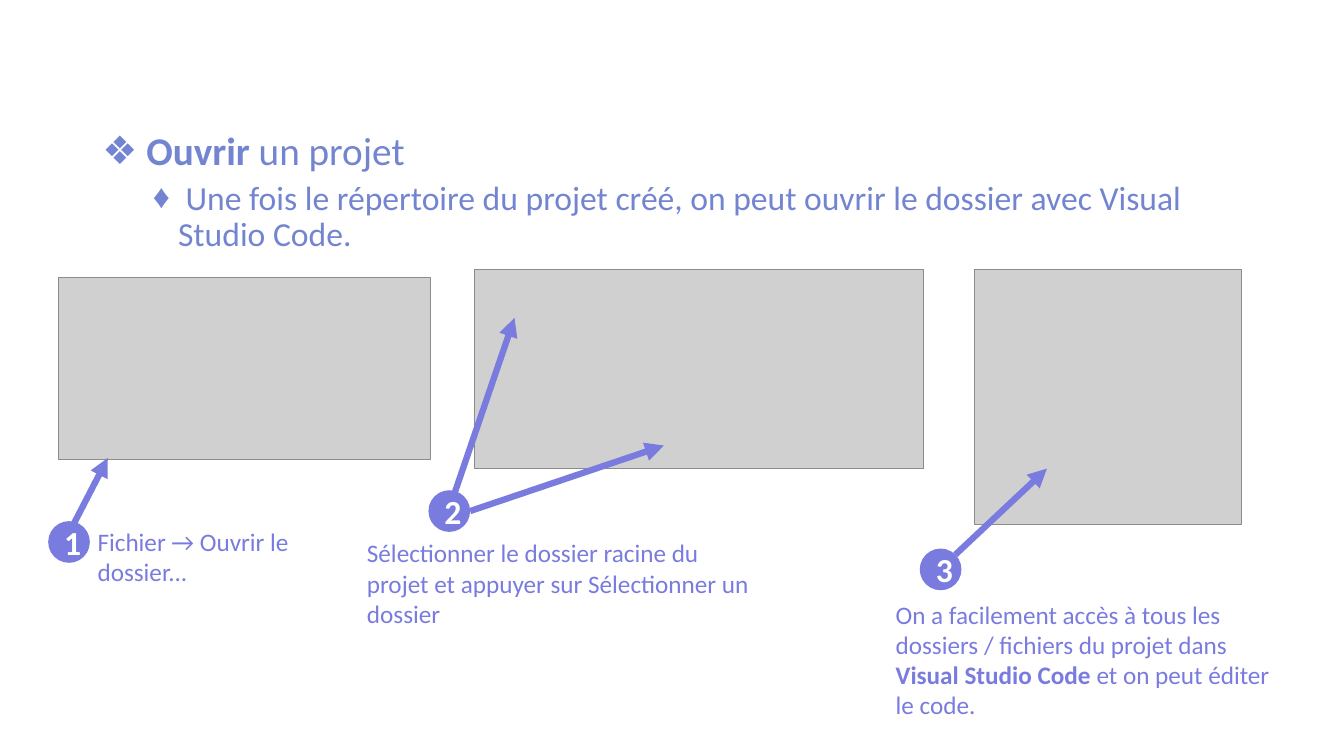
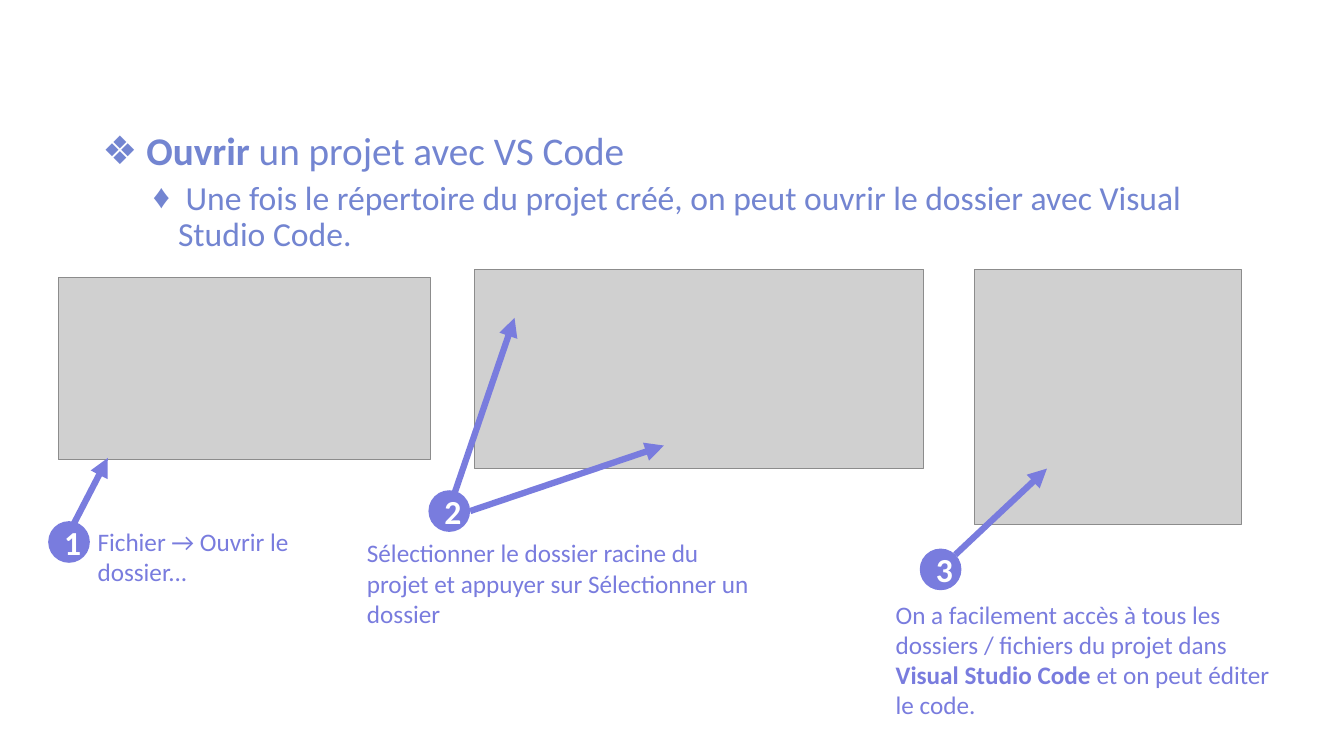
Before and after one commit to mathieudupont/A22-905, a slide deck: slide 27 of semaine_02/420905_semaine2.pptx. Drawn at 1344x756 pixels with LibreOffice and Linux fonts; fonts in the diff are those of the drawing; grey boxes stand for pictures; background and template pictures are left out. Boxes give left, top, right and bottom in pixels: in the first picture for what was removed or moved away, otherwise in the second. Text is boxed around its words. In the diff, an @@ line names an element or a change of style, - is before the commit and + after.

```diff
--- a/semaine_02/420905_semaine2.pptx
+++ b/semaine_02/420905_semaine2.pptx
@@ text at box(146, 137, 625, 172): text changed @@
-❖ Ouvrir un projet
+❖ Ouvrir un projet avec VS Code
```
Also in this commit, not shown: 2 other slides changed, 1 slide added, 2 other files.
